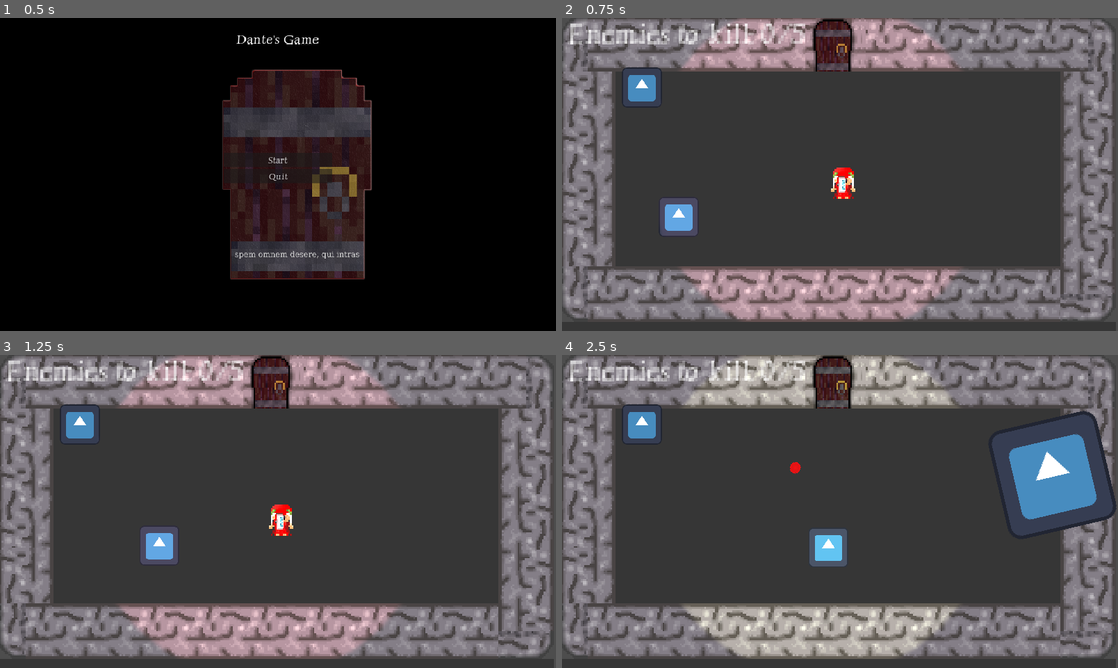
Above: before the commit, frames 1-4 (two rows, left to right).
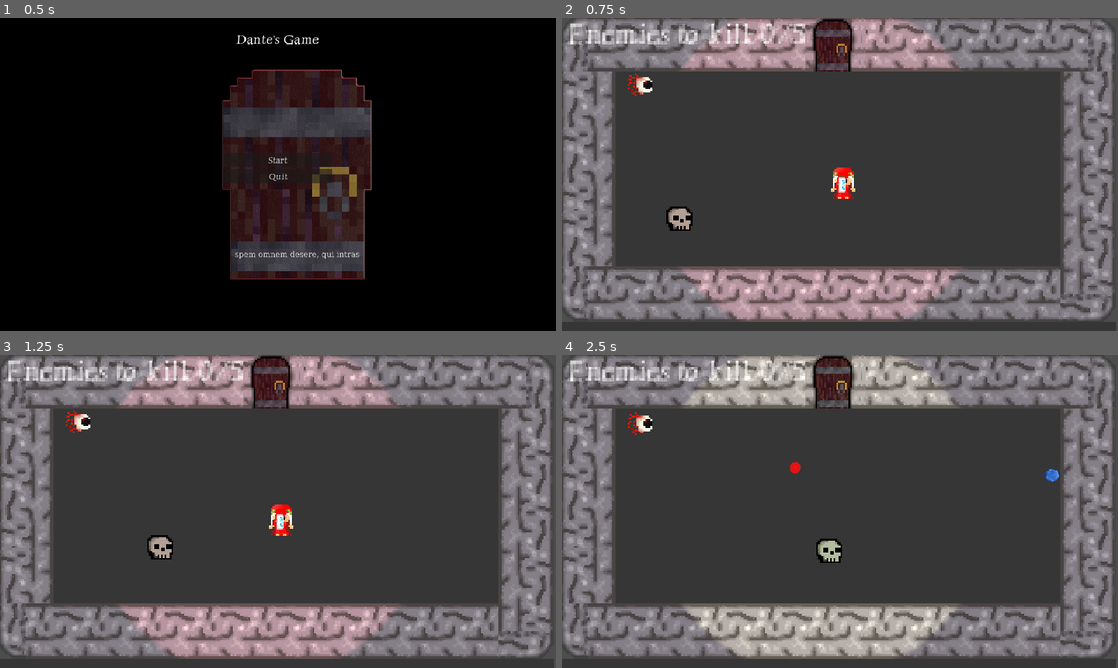
Above: after the commit, the same moments.

Repository: Ivan29020/Dantes-Reinterpretation
Game: Godot game, scene res://Menu/menu.tscn
Same seed, same stepped clock (60 frames per second), same inputs: the game is played once before the commit and once after it. The engine's default icon, where the game draws it, is replaced by a stand-in: a white triangle on a blue panel in a dark square.
Inputs (mouse positions are in pixels of both pictures, inside the frame that each line leads up to):
- Up to frame 1 (0.5 s): no input
- Up to frame 2 (0.75 s): click "Start" at 0.5 s
- Up to frame 3 (1.25 s): no input
- Up to frame 4 (2.5 s): move the mouse to (962, 495) at 1.27 s; press the mouse at (962, 495) at 1.28 s; hold Right (button_right) 1.28-2.03 s; move the mouse to (728, 527) at 2.02 s; release the mouse at (728, 527) at 2.03 s; hold Down (button_down) from 2.03 s (still down); tap Shift (button2) at 2.1 s

Frame 1 is identical in both runs. In frame 2, 1.6% of the frame differs, in the area x 10-25%, y 15-70%; in frame 3, 1.6%; in frame 4, 8.0%, in the area x 10-100%, y 15-68%.

Commit message:
animation melee rang

Diff:
--- a/Nemici/nemico_base.tscn
+++ b/Nemici/nemico_base.tscn
@@ -1,18 +1,9 @@
-[gd_scene load_steps=5 format=3 uid="uid://cf8sxoekehwb6"]
+[gd_scene load_steps=4 format=3 uid="uid://cf8sxoekehwb6"]
 
 [ext_resource type="Script" path="res://Nemici/nemico_base.gd" id="1_2wmcm"]
-[ext_resource type="Texture2D" uid="uid://c3bh3enp8yxqt" path="res://Test/icon.svg" id="2_k8tyd"]
 
 [sub_resource type="SpriteFrames" id="SpriteFrames_ewv48"]
-animations = [{
-"frames": [{
-"duration": 1.0,
-"texture": ExtResource("2_k8tyd")
-}],
-"loop": true,
-"name": &"default",
-"speed": 5.0
-}]
+animations = []
 
 [sub_resource type="RectangleShape2D" id="RectangleShape2D_k1jhs"]
 
@@ -24,6 +15,7 @@
 [node name="Sprite2D" type="AnimatedSprite2D" parent="."]
 scale = Vector2(0.18, 0.18)
 sprite_frames = SubResource("SpriteFrames_ewv48")
+animation = &""
 
 [node name="CollisionShape2D" type="CollisionShape2D" parent="."]
 shape = SubResource("RectangleShape2D_k1jhs")
--- a/Nemici/nemico_melee.tscn
+++ b/Nemici/nemico_melee.tscn
@@ -1,7 +1,91 @@
-[gd_scene load_steps=3 format=3 uid="uid://cea7rs6rwuri5"]
+[gd_scene load_steps=12 format=3 uid="uid://cea7rs6rwuri5"]
 
 [ext_resource type="PackedScene" uid="uid://cf8sxoekehwb6" path="res://Nemici/nemico_base.tscn" id="1_c1afv"]
 [ext_resource type="Script" path="res://Nemici/nemico_melee.gd" id="2_dfj71"]
+[ext_resource type="Texture2D" uid="uid://bsdhqiie75b6o" path="res://Grafiche/nemici/Skull/Skull faccia.png" id="3_ks8np"]
+[ext_resource type="Texture2D" uid="uid://6dwx0seqwy7g" path="res://Grafiche/nemici/Skull/Skull faccia idle.png" id="4_io8at"]
+[ext_resource type="Texture2D" uid="uid://cdiayd64jfxe8" path="res://Grafiche/nemici/Skull/Skull sinistra.png" id="5_c5fwf"]
+[ext_resource type="Texture2D" uid="uid://ctcrxl6dpgne7" path="res://Grafiche/nemici/Skull/Skull sinistra idle.png" id="6_0daym"]
+[ext_resource type="Texture2D" uid="uid://cdqf50fhnxgdc" path="res://Grafiche/nemici/Skull/Skull destra.png" id="7_ak8ko"]
+[ext_resource type="Texture2D" uid="uid://ck8kmjh4n1s11" path="res://Grafiche/nemici/Skull/Skull destra idle .png" id="8_gesug"]
+[ext_resource type="Texture2D" uid="uid://dqohmtw48qt4r" path="res://Grafiche/nemici/Skull/Skull back.png" id="9_xv1pg"]
+[ext_resource type="Texture2D" uid="uid://blnjfjttf4tvf" path="res://Grafiche/nemici/Skull/Skull back idle.png" id="10_e7dwu"]
+
+[sub_resource type="SpriteFrames" id="SpriteFrames_5waqk"]
+animations = [{
+"frames": [{
+"duration": 1.0,
+"texture": ExtResource("3_ks8np")
+}, {
+"duration": 1.0,
+"texture": ExtResource("4_io8at")
+}, {
+"duration": 1.0,
+"texture": ExtResource("4_io8at")
+}, {
+"duration": 1.0,
+"texture": ExtResource("3_ks8np")
+}],
+"loop": true,
+"name": &"Idle_down",
+"speed": 5.0
+}, {
+"frames": [{
+"duration": 1.0,
+"texture": ExtResource("5_c5fwf")
+}, {
+"duration": 1.0,
+"texture": ExtResource("6_0daym")
+}, {
+"duration": 1.0,
+"texture": ExtResource("6_0daym")
+}, {
+"duration": 1.0,
+"texture": ExtResource("5_c5fwf")
+}],
+"loop": true,
+"name": &"Idle_left",
+"speed": 5.0
+}, {
+"frames": [{
+"duration": 1.0,
+"texture": ExtResource("7_ak8ko")
+}, {
+"duration": 1.0,
+"texture": ExtResource("8_gesug")
+}, {
+"duration": 1.0,
+"texture": ExtResource("8_gesug")
+}, {
+"duration": 1.0,
+"texture": ExtResource("7_ak8ko")
+}],
+"loop": true,
+"name": &"Idle_right",
+"speed": 5.0
+}, {
+"frames": [{
+"duration": 1.0,
+"texture": ExtResource("9_xv1pg")
+}, {
+"duration": 1.0,
+"texture": ExtResource("10_e7dwu")
+}, {
+"duration": 1.0,
+"texture": ExtResource("10_e7dwu")
+}, {
+"duration": 1.0,
+"texture": ExtResource("9_xv1pg")
+}],
+"loop": true,
+"name": &"Idle_up",
+"speed": 5.0
+}]
 
 [node name="nemico_base" instance=ExtResource("1_c1afv")]
 script = ExtResource("2_dfj71")
+
+[node name="Sprite2D" parent="." index="0"]
+scale = Vector2(1, 1)
+sprite_frames = SubResource("SpriteFrames_5waqk")
+animation = &"Idle_up"
--- a/Nemici/nemico_ranged.tscn
+++ b/Nemici/nemico_ranged.tscn
@@ -1,11 +1,95 @@
-[gd_scene load_steps=4 format=3 uid="uid://dii73s23akdk8"]
+[gd_scene load_steps=13 format=3 uid="uid://dii73s23akdk8"]
 
 [ext_resource type="PackedScene" uid="uid://cf8sxoekehwb6" path="res://Nemici/nemico_base.tscn" id="1_448lx"]
 [ext_resource type="Script" path="res://Nemici/nemico_ranged.gd" id="2_5gpsq"]
+[ext_resource type="Texture2D" uid="uid://bi4i7vj5jt2ht" path="res://Grafiche/nemici/Eye/Eye Back.png" id="3_fwjq8"]
 [ext_resource type="PackedScene" uid="uid://nrgl6p5gc4na" path="res://Proiettili/spawner_occhio.tscn" id="3_nel24"]
+[ext_resource type="Texture2D" uid="uid://bkn8pxvcw7hkm" path="res://Grafiche/nemici/Eye/Eye Back idle.png" id="4_jyf2i"]
+[ext_resource type="Texture2D" uid="uid://b44cdyho6c7x3" path="res://Grafiche/nemici/Eye/Eye left.png" id="5_okr7l"]
+[ext_resource type="Texture2D" uid="uid://01hnh0lso4fc" path="res://Grafiche/nemici/Eye/Eye left idle.png" id="6_aev03"]
+[ext_resource type="Texture2D" uid="uid://d13lynp6tul0n" path="res://Grafiche/nemici/Eye/Eye right.png" id="7_fhx3u"]
+[ext_resource type="Texture2D" uid="uid://nbm0r2hhi4sg" path="res://Grafiche/nemici/Eye/Eye right idle.png" id="8_hh08l"]
+[ext_resource type="Texture2D" uid="uid://duph2bw6m2q18" path="res://Grafiche/nemici/Eye/Eye front.png" id="9_pj81g"]
+[ext_resource type="Texture2D" uid="uid://bcauihp1t8gcj" path="res://Grafiche/nemici/Eye/Eye front idle.png" id="10_rrtob"]
+
+[sub_resource type="SpriteFrames" id="SpriteFrames_s02qq"]
+animations = [{
+"frames": [{
+"duration": 1.0,
+"texture": ExtResource("3_fwjq8")
+}, {
+"duration": 1.0,
+"texture": ExtResource("4_jyf2i")
+}, {
+"duration": 1.0,
+"texture": ExtResource("4_jyf2i")
+}, {
+"duration": 1.0,
+"texture": ExtResource("3_fwjq8")
+}],
+"loop": true,
+"name": &"Idle_back",
+"speed": 5.0
+}, {
+"frames": [{
+"duration": 1.0,
+"texture": ExtResource("5_okr7l")
+}, {
+"duration": 1.0,
+"texture": ExtResource("6_aev03")
+}, {
+"duration": 1.0,
+"texture": ExtResource("6_aev03")
+}, {
+"duration": 1.0,
+"texture": ExtResource("5_okr7l")
+}],
+"loop": true,
+"name": &"Idle_left",
+"speed": 5.0
+}, {
+"frames": [{
+"duration": 1.0,
+"texture": ExtResource("7_fhx3u")
+}, {
+"duration": 1.0,
+"texture": ExtResource("8_hh08l")
+}, {
+"duration": 1.0,
+"texture": ExtResource("8_hh08l")
+}, {
+"duration": 1.0,
+"texture": ExtResource("7_fhx3u")
+}],
+"loop": true,
+"name": &"Idle_right",
+"speed": 5.0
+}, {
+"frames": [{
+"duration": 1.0,
+"texture": ExtResource("9_pj81g")
+}, {
+"duration": 1.0,
+"texture": ExtResource("10_rrtob")
+}, {
+"duration": 1.0,
+"texture": ExtResource("10_rrtob")
+}, {
+"duration": 1.0,
+"texture": ExtResource("9_pj81g")
+}],
+"loop": true,
+"name": &"Idle_up",
+"speed": 5.0
+}]
 
 [node name="nemico_base" instance=ExtResource("1_448lx")]
 script = ExtResource("2_5gpsq")
+
+[node name="Sprite2D" parent="." index="0"]
+scale = Vector2(1, 1)
+sprite_frames = SubResource("SpriteFrames_s02qq")
+animation = &"Idle_left"
 
 [node name="Spawner_proiettili" parent="." index="2" instance=ExtResource("3_nel24")]
 
--- a/Proiettili/proietile_dante.tscn
+++ b/Proiettili/proietile_dante.tscn
@@ -1,7 +1,12 @@
-[gd_scene load_steps=3 format=3 uid="uid://btpfx620f00h6"]
+[gd_scene load_steps=4 format=3 uid="uid://btpfx620f00h6"]
 
 [ext_resource type="PackedScene" uid="uid://d2rhx1j06u1cc" path="res://Proiettili/proiettile_base.tscn" id="1_101a3"]
 [ext_resource type="Script" path="res://Proiettile_dante.gd" id="2_1kaxk"]
+[ext_resource type="Texture2D" uid="uid://ekxni5mp1486" path="res://Grafiche/Proiettili/Proiettile Dante/Dante Projectile.png" id="3_bnuxw"]
 
 [node name="Proiettile_base" instance=ExtResource("1_101a3")]
 script = ExtResource("2_1kaxk")
+
+[node name="Sprite2D" parent="." index="1"]
+scale = Vector2(0.7, 0.7)
+texture = ExtResource("3_bnuxw")
Binary file added: Grafiche/Proiettili/Proiettile Dante/Dante Projectile.png
Not shown, added: Grafiche/Proiettili/Proiettile Dante/Dante Projectile.png.import
Binary file added: Grafiche/nemici/Eye/Eye Back idle.png
Not shown, added: Grafiche/nemici/Eye/Eye Back idle.png.import
Binary file added: Grafiche/nemici/Eye/Eye Back.png
Not shown, added: Grafiche/nemici/Eye/Eye Back.png.import
Binary file added: Grafiche/nemici/Eye/Eye front idle.png
Not shown, added: Grafiche/nemici/Eye/Eye front idle.png.import
Binary file added: Grafiche/nemici/Eye/Eye front.png
Not shown, added: Grafiche/nemici/Eye/Eye front.png.import
Binary file added: Grafiche/nemici/Eye/Eye left idle.png
Not shown, added: Grafiche/nemici/Eye/Eye left idle.png.import
(and 16 more such lines)
